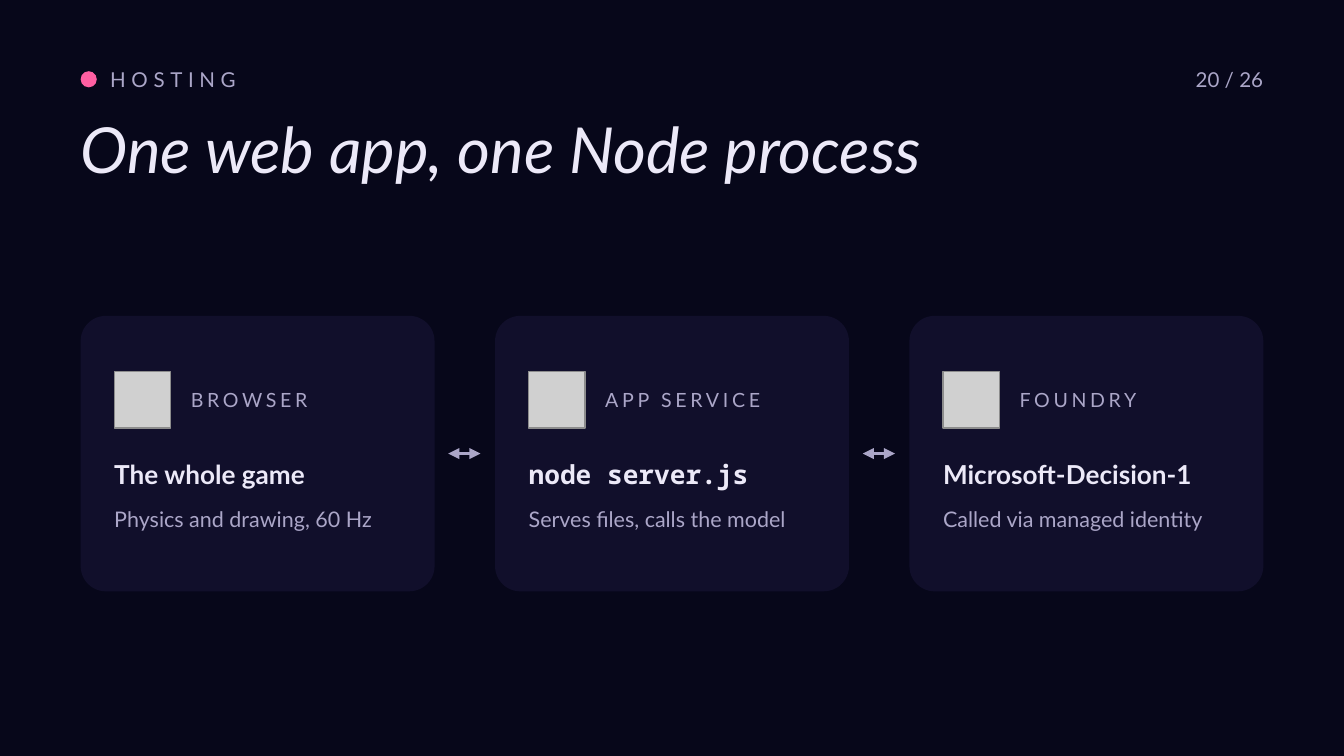
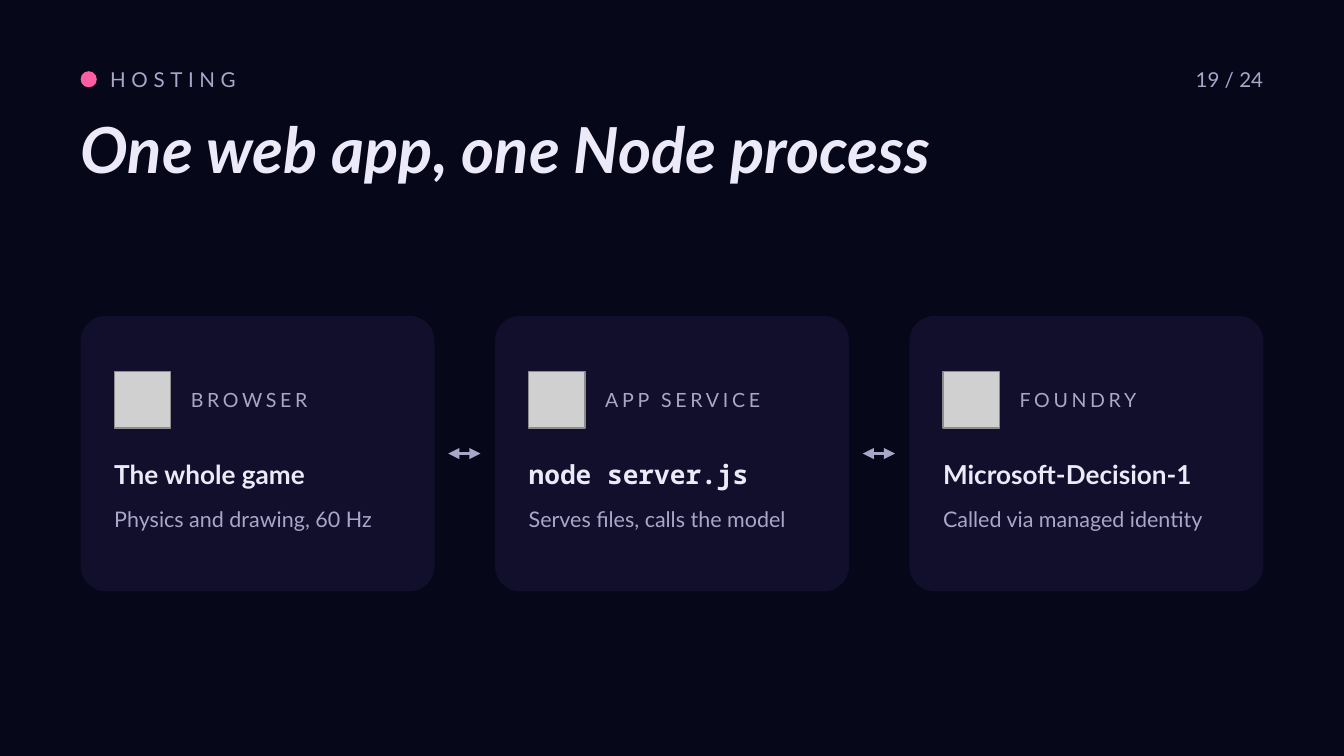
Before and after one commit to roryp/racing, a slide deck: slide 20 of docs/luna-gp-deck.pptx. Drawn at 1344x756 pixels with LibreOffice and Linux fonts; fonts in the diff are those of the drawing; grey boxes stand for pictures. Boxes give left, top, right and bottom in pixels: in the first picture for what was removed or moved away, otherwise in the second. Text is boxed around its words. In the diff, an @@ line names an element or a change of style, - is before the commit and + after.

```diff
--- a/docs/luna-gp-deck.pptx
+++ b/docs/luna-gp-deck.pptx
@@ text at [1196,72,1263,87]: text changed @@
-20 / 26
+19 / 24
@@ text "One web app, one Node ..." at [81,126,930,184]: bold on @@
```
Also in this commit, not shown: 22 other slides changed.
